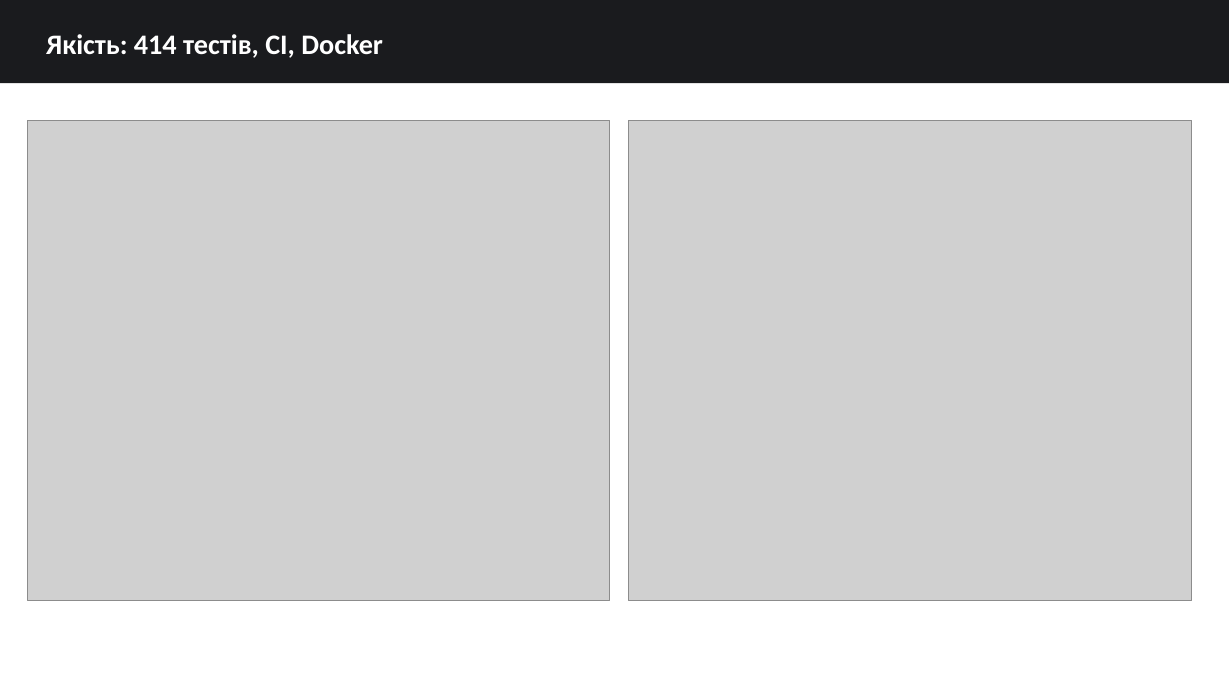
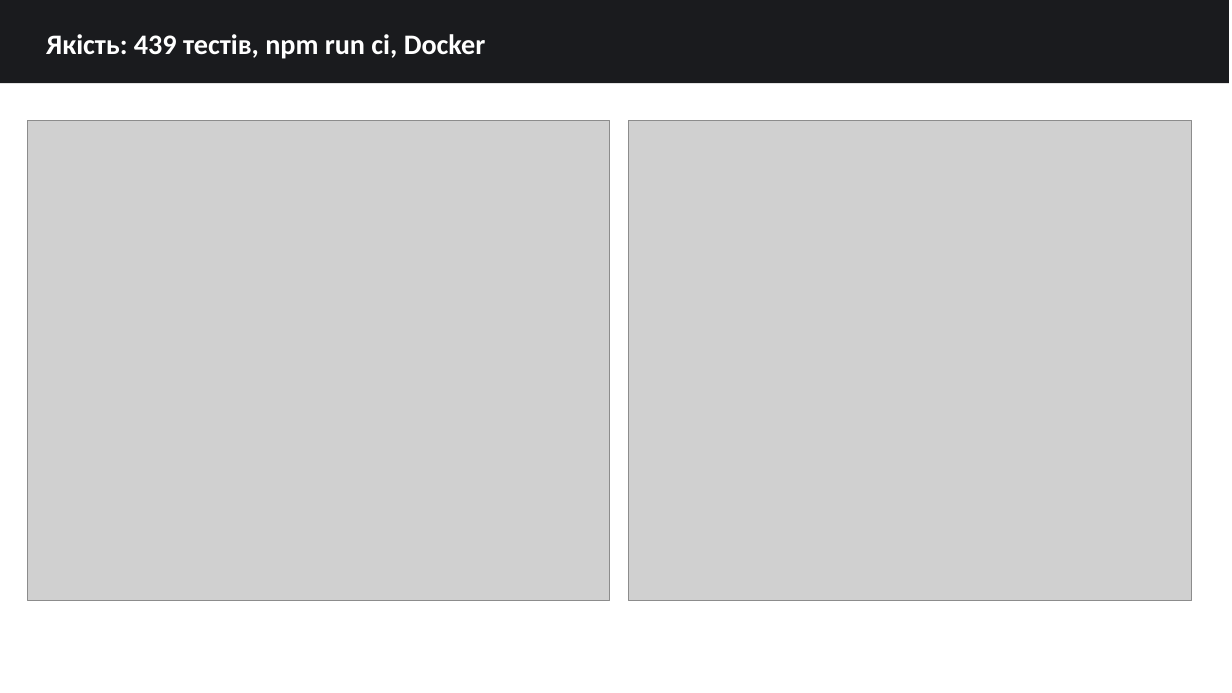
Before and after one commit to ech2corrosionrrd/series-studio, a slide deck: slide 11 of diploma/Dyplom_Series_Lab_Zahyst.pptx. Drawn at 1232x693 pixels with LibreOffice and Linux fonts; fonts in the diff are those of the drawing; grey boxes stand for pictures. Boxes give left, top, right and bottom in pixels: in the first picture for what was removed or moved away, otherwise in the second. Text is boxed around its words. In the diff, an @@ line names an element or a change of style, - is before the commit and + after.

```diff
--- a/diploma/Dyplom_Series_Lab_Zahyst.pptx
+++ b/diploma/Dyplom_Series_Lab_Zahyst.pptx
@@ text at box(46, 34, 486, 59): text changed @@
-Якість: 414 тестів, CI, Docker
+Якість: 439 тестів, npm run ci, Docker
```
Also in this commit, not shown: 2 other slides changed, 15 other files.
